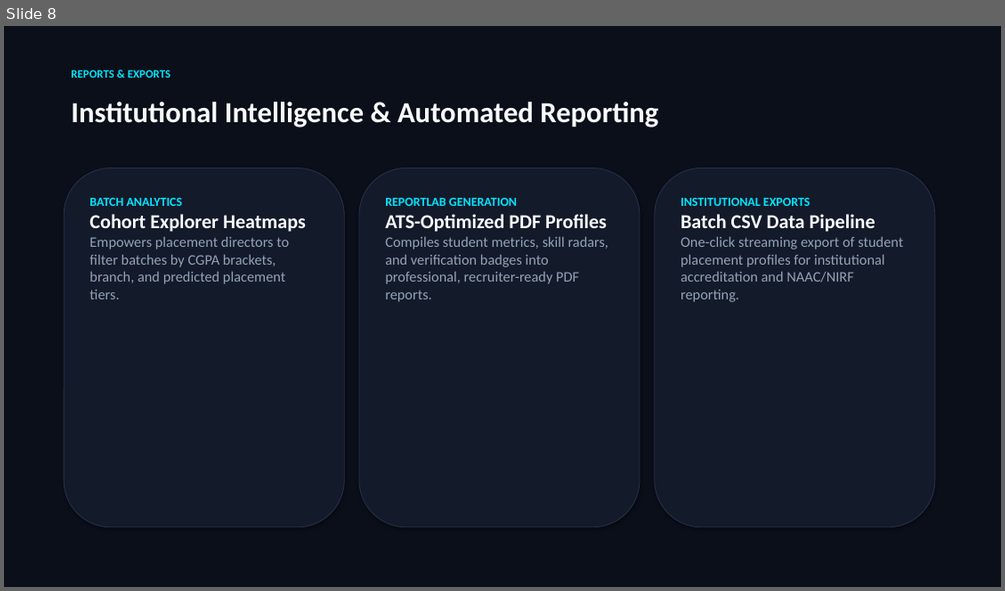
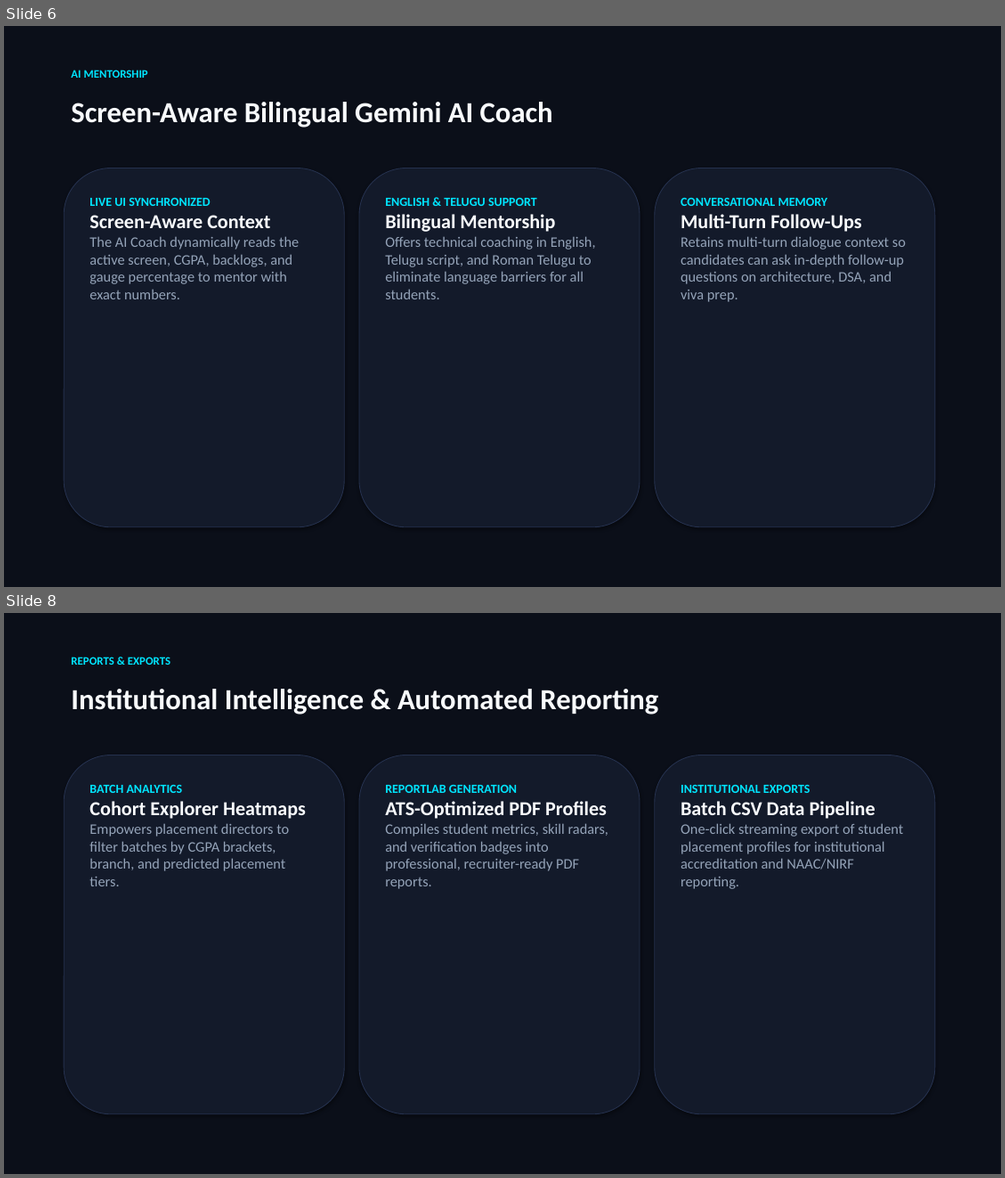
Before and after one commit to dileepbommali16-ops/pathfinder, a slide deck: Pathfinder_Presentation_Dileep_Bommali.pptx. Shown one above the other, each under a label of ours: slide 8 before the commit, slides 6 and 8 after it; the slides between them are not shown. The pictures are 1005x591 and 1005x1178 pixels, drawn with LibreOffice and Linux fonts; fonts in the diff are those of the drawing. Boxes give left, top, right and bottom in pixels: in the first picture for what was removed or moved away, otherwise in the second. Text is boxed around its words. In the diff, an @@ line names an element or a change of style, - is before the commit and + after.

```diff
--- a/Pathfinder_Presentation_Dileep_Bommali.pptx
+++ b/Pathfinder_Presentation_Dileep_Bommali.pptx
@@ slide 6 added at (4, 26, 1001, 587), background #FFFFFF @@
@@ rectangle added at (4, 26, 1001, 587), fill #0B0F19 @@
@@ text added at (71, 70, 148, 78), 11 pt, text #00E5FF, bold @@
+AI MENTORSHIP
@@ text added at (71, 102, 553, 127), 28 pt, text #F8FAFC, bold @@
+Screen-Aware Bilingual Gemini AI Coach
@@ rounded rectangle added at (64, 168, 344, 527), fill #131A2A, outline #25314E 0.75 pt @@
@@ rounded rectangle added at (359, 168, 639, 527), fill #131A2A, outline #25314E 0.75 pt @@
@@ rounded rectangle added at (655, 168, 935, 527), fill #131A2A, outline #25314E 0.75 pt @@
@@ text added at (89, 198, 299, 299), 14 pt, text #94A3B8 @@
+LIVE UI SYNCHRONIZED
+Screen-Aware Context
+The AI Coach dynamically reads the active screen, CGPA, backlogs, and gauge percentage to mentor with exact numbers.
@@ text added at (385, 198, 596, 299), 14 pt, text #94A3B8 @@
+ENGLISH & TELUGU SUPPORT
+Bilingual Mentorship
+Offers technical coaching in English, Telugu script, and Roman Telugu to eliminate language barriers for all students.
@@ text added at (680, 198, 906, 302), 14 pt, text #94A3B8 @@
+CONVERSATIONAL MEMORY
+Multi-Turn Follow-Ups
+Retains multi-turn dialogue context so candidates can ask in-depth follow-up questions on architecture, DSA, and viva prep.
```
Also in this commit, not shown: 5 slides changed, 1 slide removed, 5 other files.
